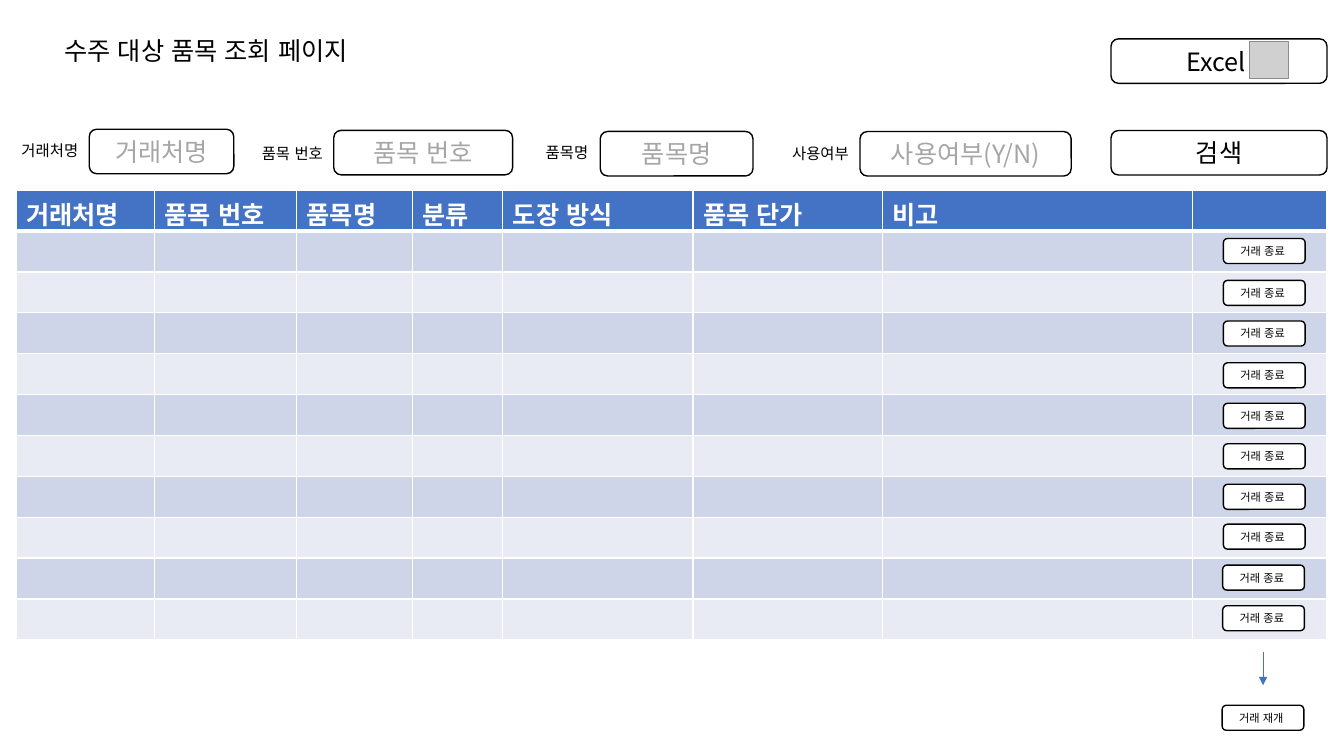
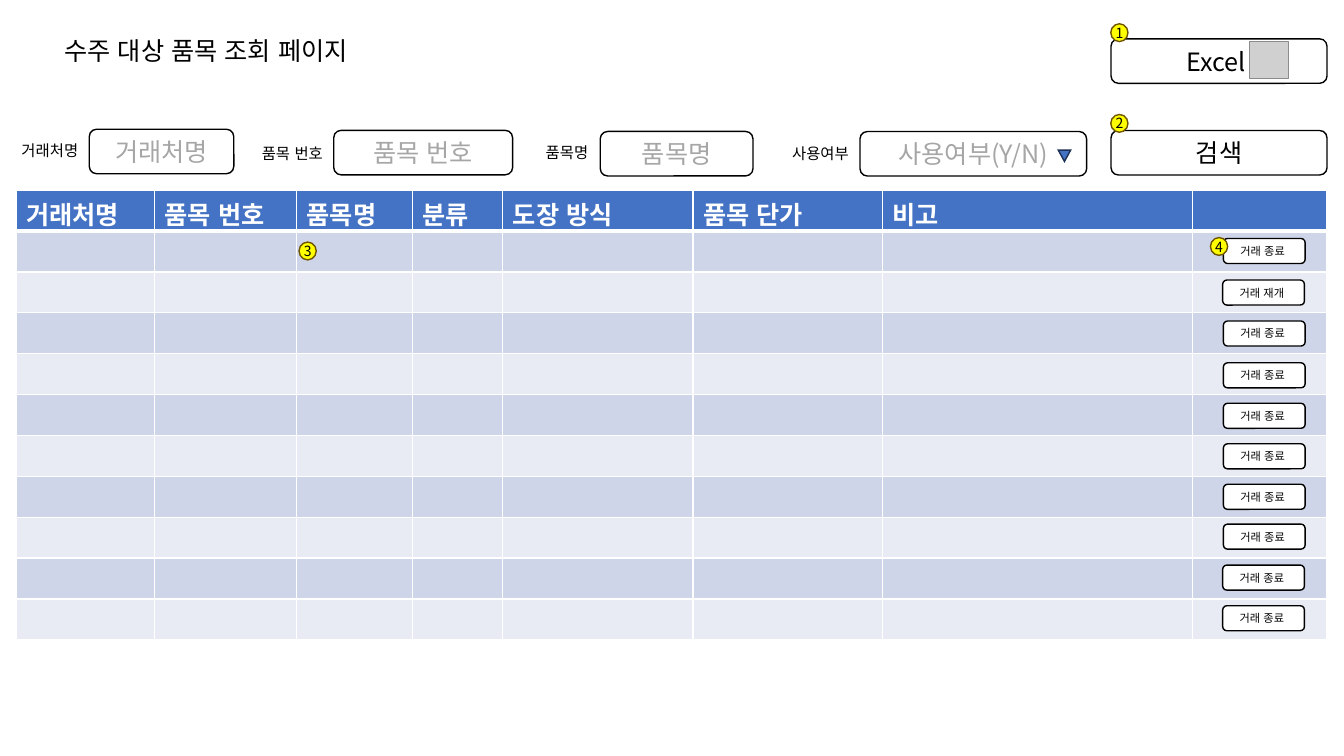
Before and after one commit to wjdgotjd28-del/mes_tripleJ, a slide deck: slide 1 of 화면 설계서/2.수주대상 품목 조회 페이지.pptx. Drawn at 1344x756 pixels with LibreOffice and Linux fonts; fonts in the diff are those of the drawing; grey boxes stand for pictures; background and template pictures are left out. Boxes give left, top, right and bottom in pixels: in the first picture for what was removed or moved away, otherwise in the second. Text is boxed around its words. In the diff, an @@ line names an element or a change of style, - is before the commit and + after.

```diff
--- a/화면 설계서/2.수주대상 품목 조회 페이지.pptx
+++ b/화면 설계서/2.수주대상 품목 조회 페이지.pptx
@@ ellipse added at box(1111, 24, 1128, 42), fill #FFFF00, outline #705400 1 pt, 10 pt, text #000000 @@
+1
@@ ellipse added at box(1111, 115, 1128, 133), fill #FFFF00, outline #705400 1 pt, 10 pt, text #000000 @@
+2
@@ rounded rectangle "사용여부(Y/N)": place and size @@
-rounded rectangle "사용여부(Y/N)" at box(860, 132, 1072, 176)
+rounded rectangle "사용여부(Y/N)" at box(860, 132, 1087, 176)
@@ flow chart merge added at box(1059, 150, 1071, 161), fill #4472C4, outline #1E3256 1 pt @@
@@ ellipse added at box(1211, 238, 1228, 256), fill #FFFF00, outline #705400 1 pt, 10 pt, text #000000 @@
+4
@@ ellipse added at box(299, 242, 317, 260), fill #FFFF00, outline #705400 1 pt, 10 pt, text #000000 @@
+3
@@ rounded rectangle "거래 재개": place and size @@
-rounded rectangle "거래 재개" at box(1222, 706, 1304, 731)
+rounded rectangle "거래 재개" at box(1223, 280, 1305, 306)
@@ rounded rectangle removed at box(1224, 280, 1306, 306) @@
-거래 종료
@@ arrow removed from (1263, 652) to (1263, 686) @@
```
Also in this commit, not shown: 26 other files.
